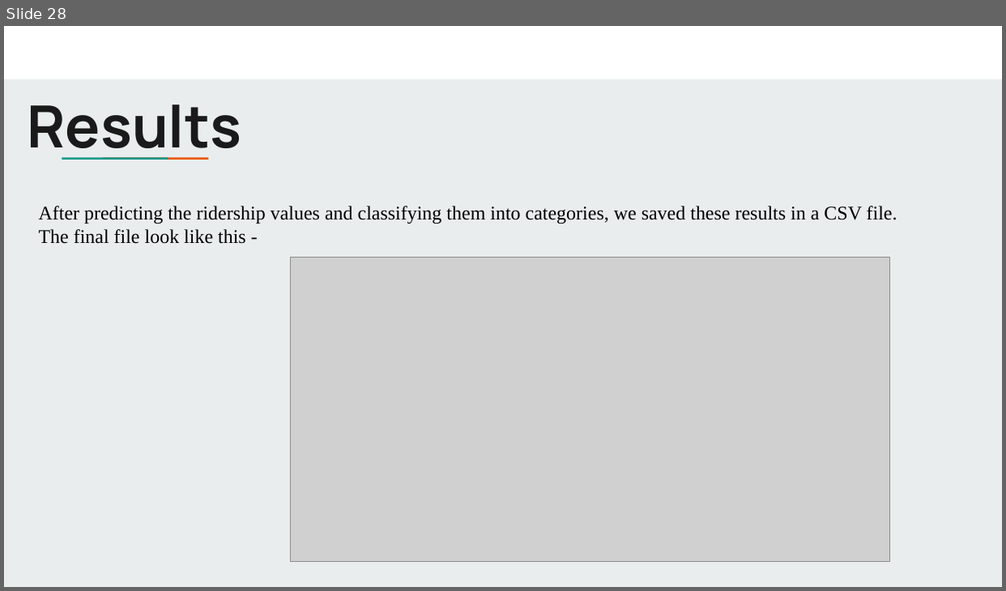
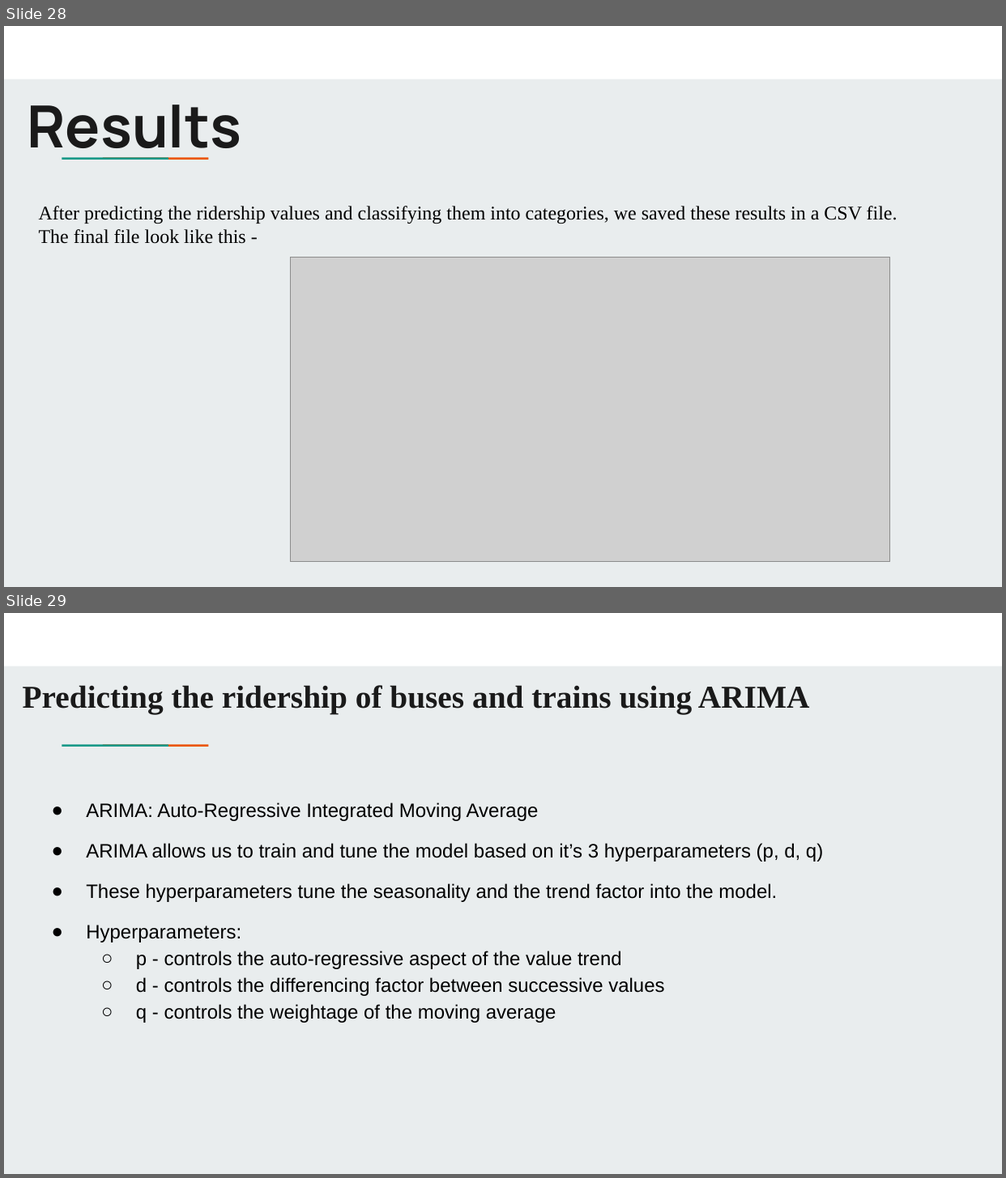
Before and after one commit to uic-cs418/python_demons, a slide deck: Python Demons_presentation.pptx. Shown one above the other, each under a label of ours: slide 28 before the commit, slides 28 and 29 after it. The pictures are 1006x591 and 1006x1178 pixels, drawn with LibreOffice and Linux fonts; fonts in the diff are those of the drawing; grey boxes stand for pictures. Boxes give left, top, right and bottom in pixels: in the first picture for what was removed or moved away, otherwise in the second. Text is boxed around its words. In the diff, an @@ line names an element or a change of style, - is before the commit and + after.

```diff
--- a/Python Demons_presentation.pptx
+++ b/Python Demons_presentation.pptx
@@ slide 29 added at <box>4,613,1002,1174</box>, background #E9EDEE; not listed: 3 template elements that a slide beside it also shows @@
@@ title added at <box>23,685,810,714</box>, 23 pt, text #1A1A1A, bold @@
+Predicting the ridership of buses and trains using ARIMA
@@ subtitle added at <box>86,803,823,1023</box>, 14 pt, text #000000 @@
+● ARIMA: Auto-Regressive Integrated Moving Average
+● ARIMA allows us to train and tune the model based on it’s 3 hyperparameters (p, d, q)
+● These hyperparameters tune the seasonality and the trend factor into the model.
+● Hyperparameters:
+  ○ p - controls the auto-regressive aspect of the value trend
+  ○ d - controls the differencing factor between successive values
+  ○ q - controls the weightage of the moving average
```
Also in this commit, not shown: 9 slides changed, 5 other slides added.
